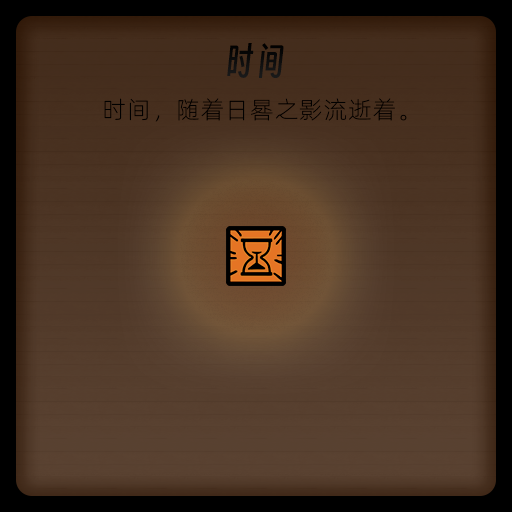
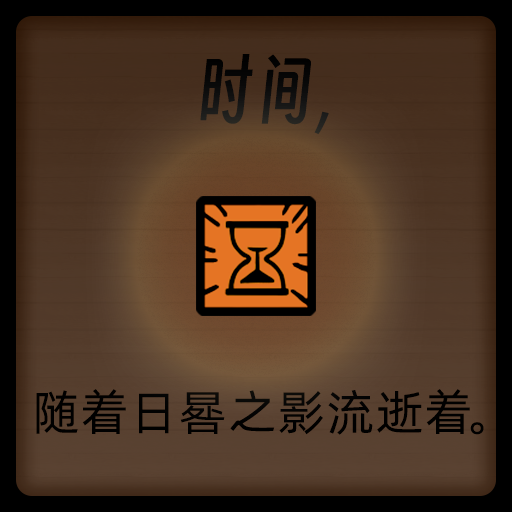
Layer changes from the first w=512, h=512 image to the second:
painted on "time" over [left=196, top=196, right=316, bottom=316]
renamed "时间，随着日晷之影流逝着。" to "随着日晷之影流逝着。", painted on it over [left=36, top=98, right=484, bottom=435]
renamed "时间" to "时间,", painted on it over [left=200, top=43, right=329, bottom=135]
